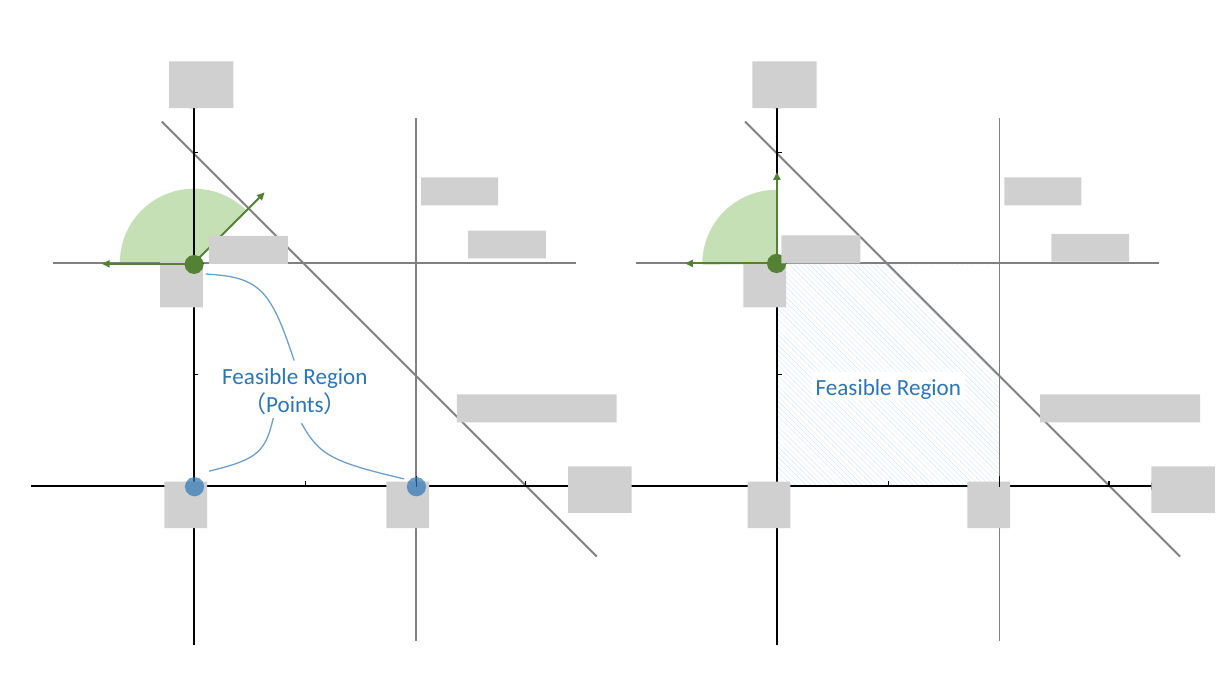
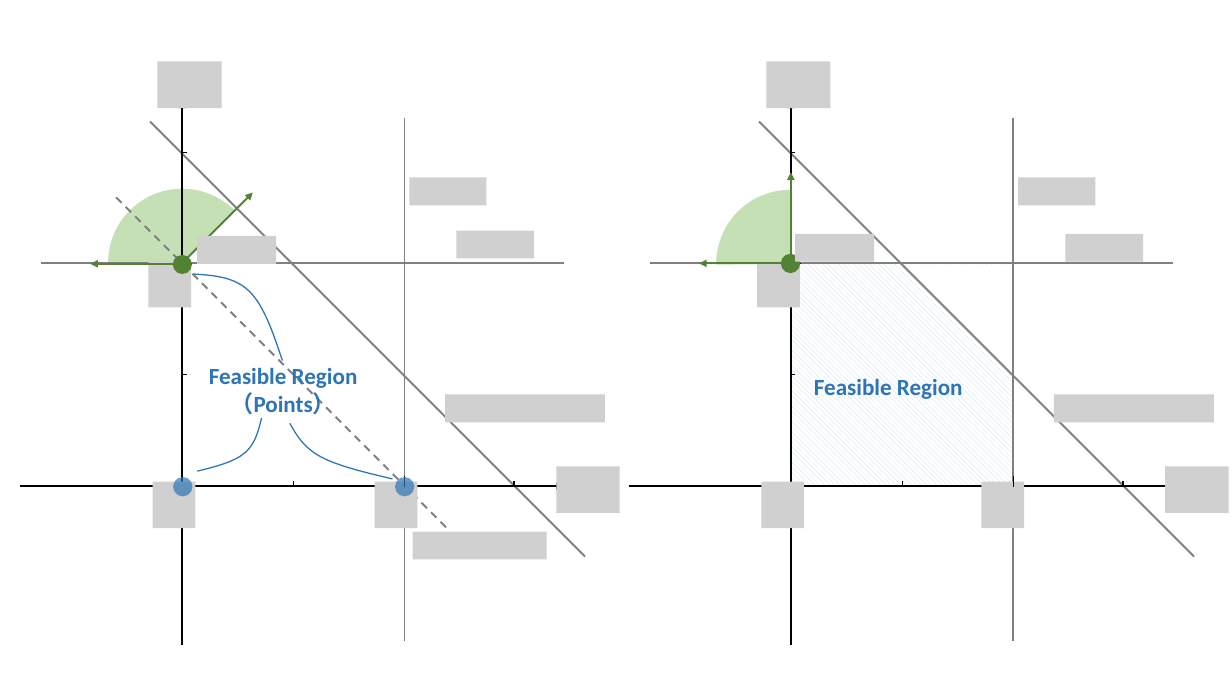
Before and after one commit to khalil-research/CaVE, a slide deck: slide 6 of images/axis.pptx. Drawn at 1232x693 pixels with LibreOffice and Linux fonts; fonts in the diff are those of the drawing; grey boxes stand for pictures. Boxes give left, top, right and bottom in pixels: in the first picture for what was removed or moved away, otherwise in the second. Text is boxed around its words. In the diff, an @@ line names an element or a change of style, - is before the commit and + after.

```diff
--- a/images/axis.pptx
+++ b/images/axis.pptx
@@ line added from (116, 198) to (450, 531), #808080 1.5 pt dashed @@
@@ 9 pictures, 8 lines, 4 arrows, 1 rectangle, 1 ellipse, 1 pie slice (boxed as its full ellipse), 1 triangle: place and size @@
-9 pictures, 8 lines, 4 arrows, 1 rectangle, 1 ellipse, 1 pie slice (boxed as its full ellipse), 1 triangle at [615, 62, 1215, 645]
+9 pictures, 8 lines, 4 arrows, 1 rectangle, 1 ellipse, 1 pie slice (boxed as its full ellipse), 1 triangle at [628, 62, 1229, 645]
@@ 8 pictures, 8 lines, 4 arrows, 3 ellipses, 3 freeform shapes, 1 text, 1 triangle, 1 pie slice (boxed as its full ellipse): place and size @@
-8 pictures, 8 lines, 4 arrows, 3 ellipses, 3 freeform shapes, 1 text, 1 triangle, 1 pie slice (boxed as its full ellipse) at [31, 62, 632, 645]
+8 pictures, 8 lines, 4 arrows, 3 ellipses, 3 freeform shapes, 1 text, 1 triangle, 1 pie slice (boxed as its full ellipse) at [19, 62, 620, 645]
@@ outline #6C9ECC 1 pt to #2E75B6 1 pt in 3 elements at [198, 419, 262, 471], [290, 423, 393, 479], [194, 274, 283, 361] @@
@@ text "Feasible Region" at [209, 364, 358, 414]: bold on @@
@@ text "Feasible Region" at [814, 378, 963, 399]: bold on @@
@@ picture: place and size @@
-picture at [165, 482, 207, 528]
+picture at [152, 482, 195, 528]
@@ picture added at [413, 531, 547, 559] @@
```
Also in this commit, not shown: 3 other files.
